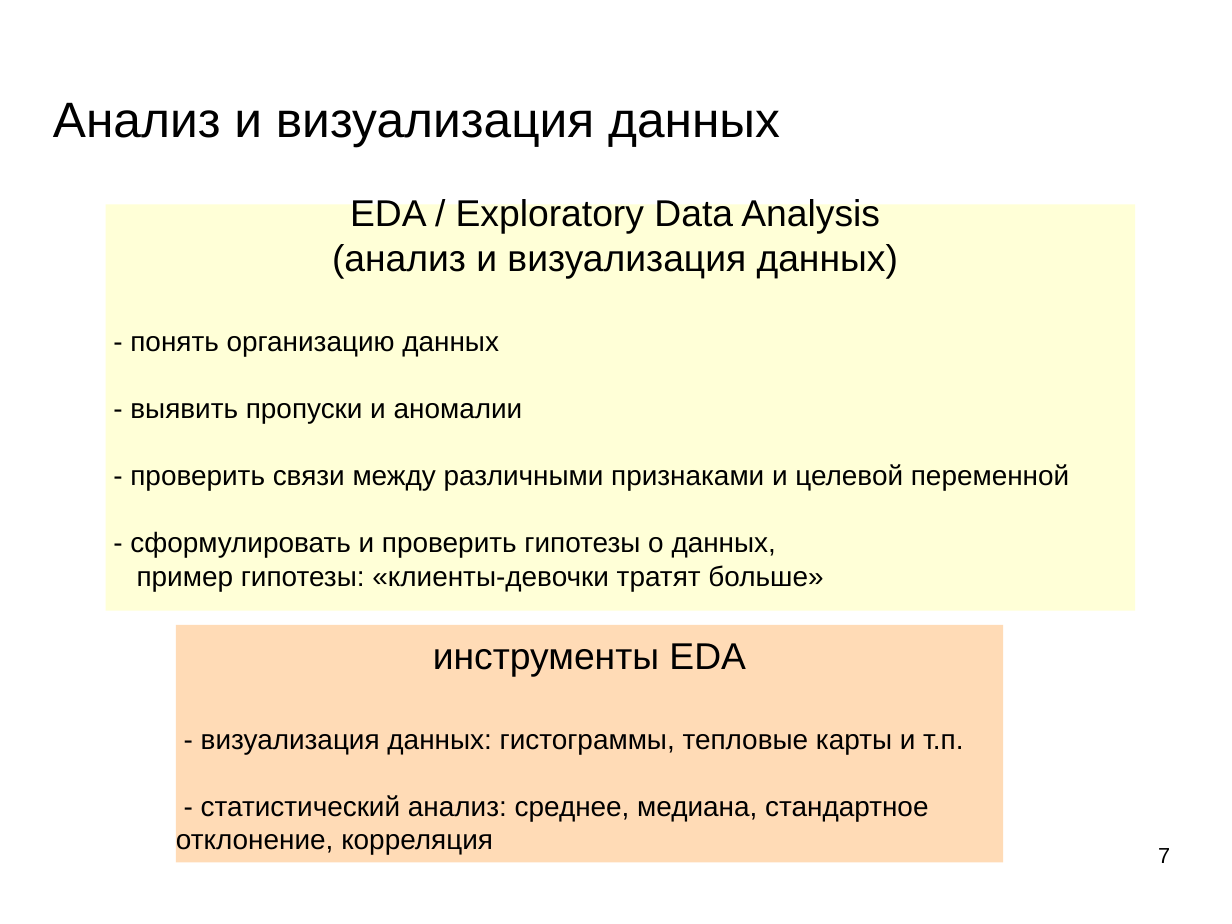
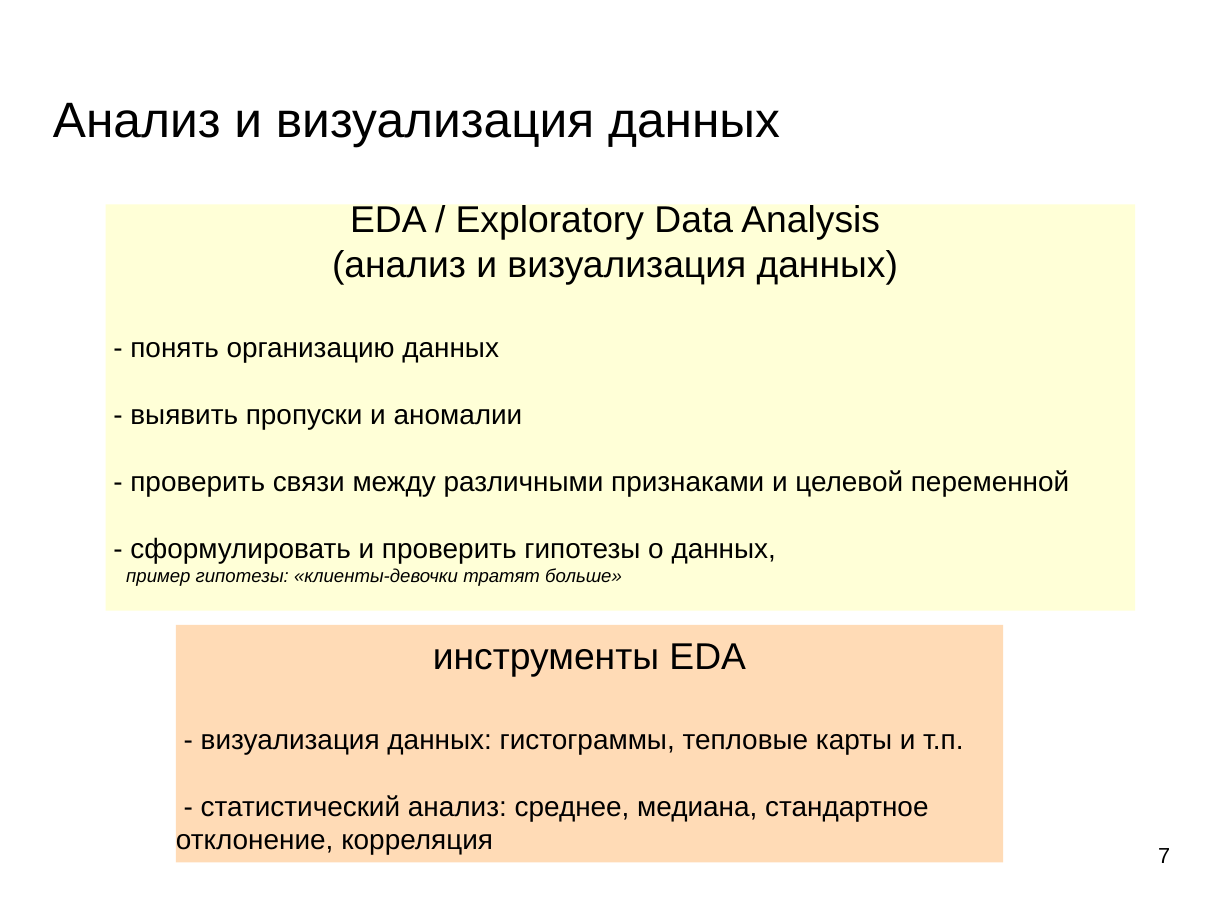
Before and after one commit to mechanoid5/ml_lectorium_2026_I, a slide deck: slide 7 of 04-eda.odp. Drawn at 1232x924 pixels with LibreOffice and Linux fonts; fonts in the diff are those of the drawing; background and template pictures are left out. Boxes give left, top, right and bottom in pixels: in the first picture for what was removed or moved away, otherwise in the second. Text is boxed around its words. In the diff, an @@ line names an element or a change of style, - is before the commit and + after.

```diff
--- a/04-eda.odp
+++ b/04-eda.odp
@@ subtitle at (126,568,622,586): size 18 to 12 pt, italic on in "пример гипотезы: «клиенты-девочки тратят больше»" @@
```
Also in this commit, not shown: 13 other slides changed, 2 other files.
